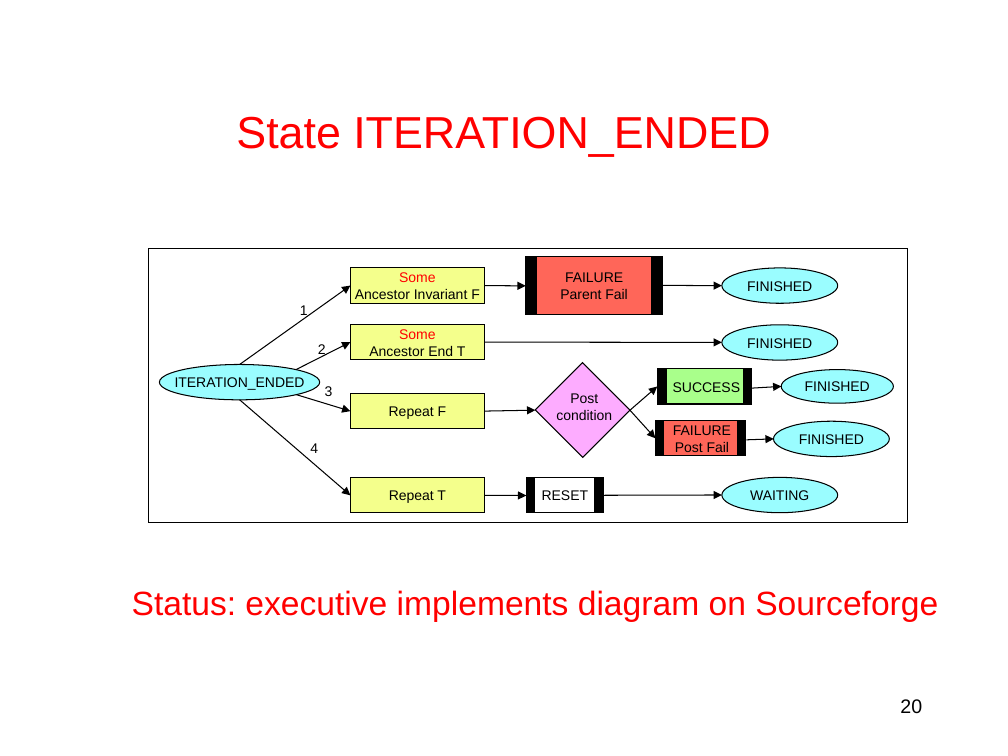
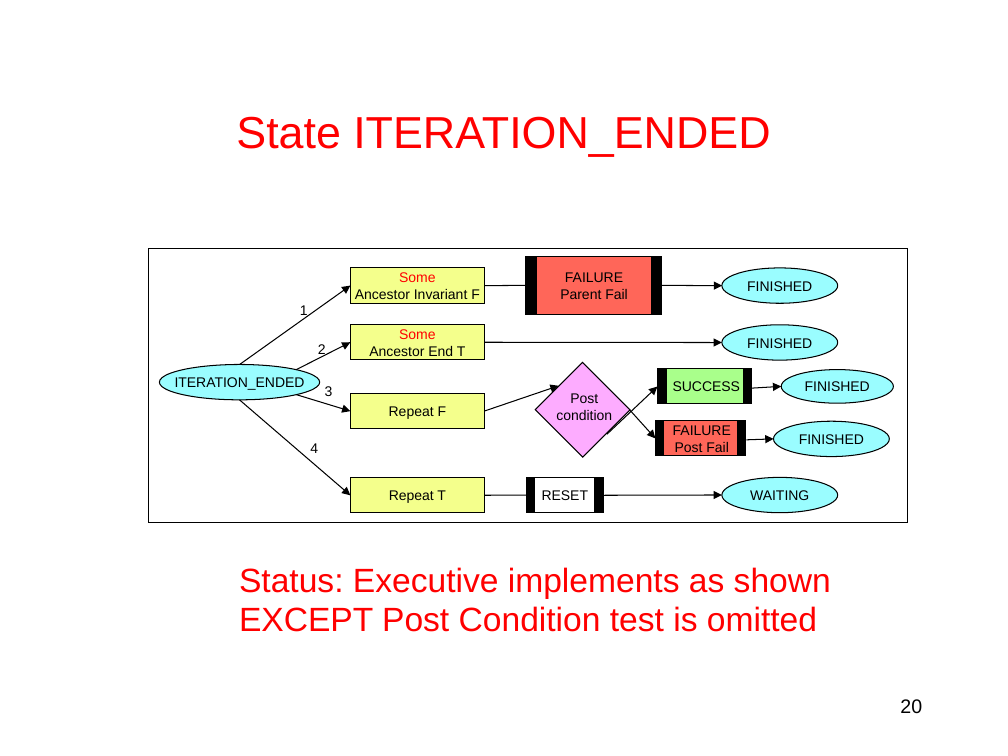
Before and after one commit to plexil-group/plexil, a slide deck: slide 20 of doc/NodeStateTransitions.ppt. Drawn at 1008x756 pixels with LibreOffice and Linux fonts; fonts in the diff are those of the drawing. Boxes give left, top, right and bottom in pixels: in the first picture for what was removed or moved away, otherwise in the second. Text is boxed around its words. In the diff, an @@ line names an element or a change of style, - is before the commit and + after.

Commit message:
Updated with current implementation status

```diff
--- a/doc/NodeStateTransitions.ppt
+++ b/doc/NodeStateTransitions.ppt
@@ arrow moved from (485, 285) - (526, 286) to (485, 285) - (536, 285) @@
@@ arrow moved from (485, 411) - (535, 410) to (485, 411) - (558, 386) @@
@@ arrow moved from (630, 410) - (657, 386) to (607, 434) - (657, 386) @@
@@ arrow moved from (485, 495) - (526, 496) to (485, 495) - (535, 495) @@
@@ text at bbox=[239, 567, 831, 632]: text changed @@
-Status: executive implements diagram on Sourceforge
+Status: Executive implements as shown
+EXCEPT Post Condition test is omitted
```
Also in this commit, not shown: 19 other slides changed.
